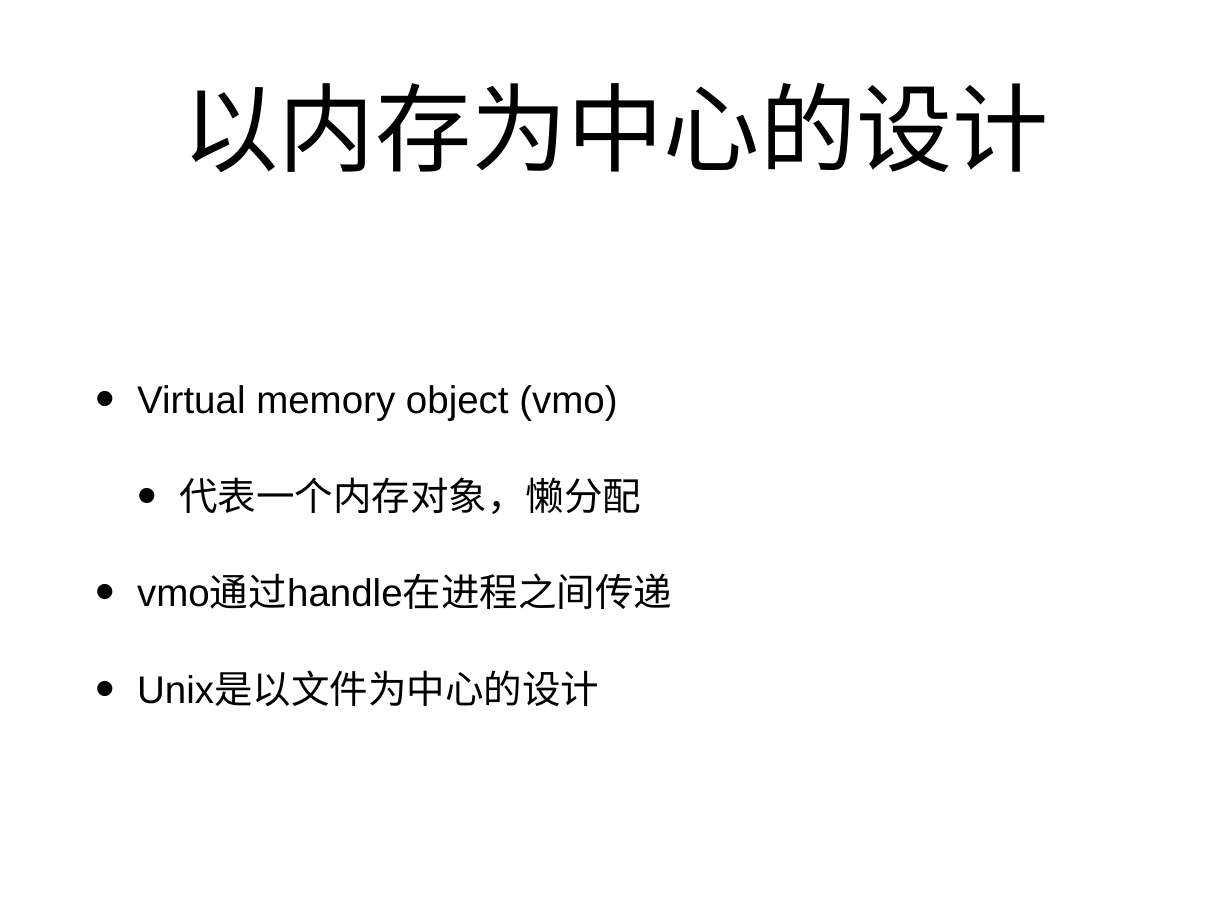
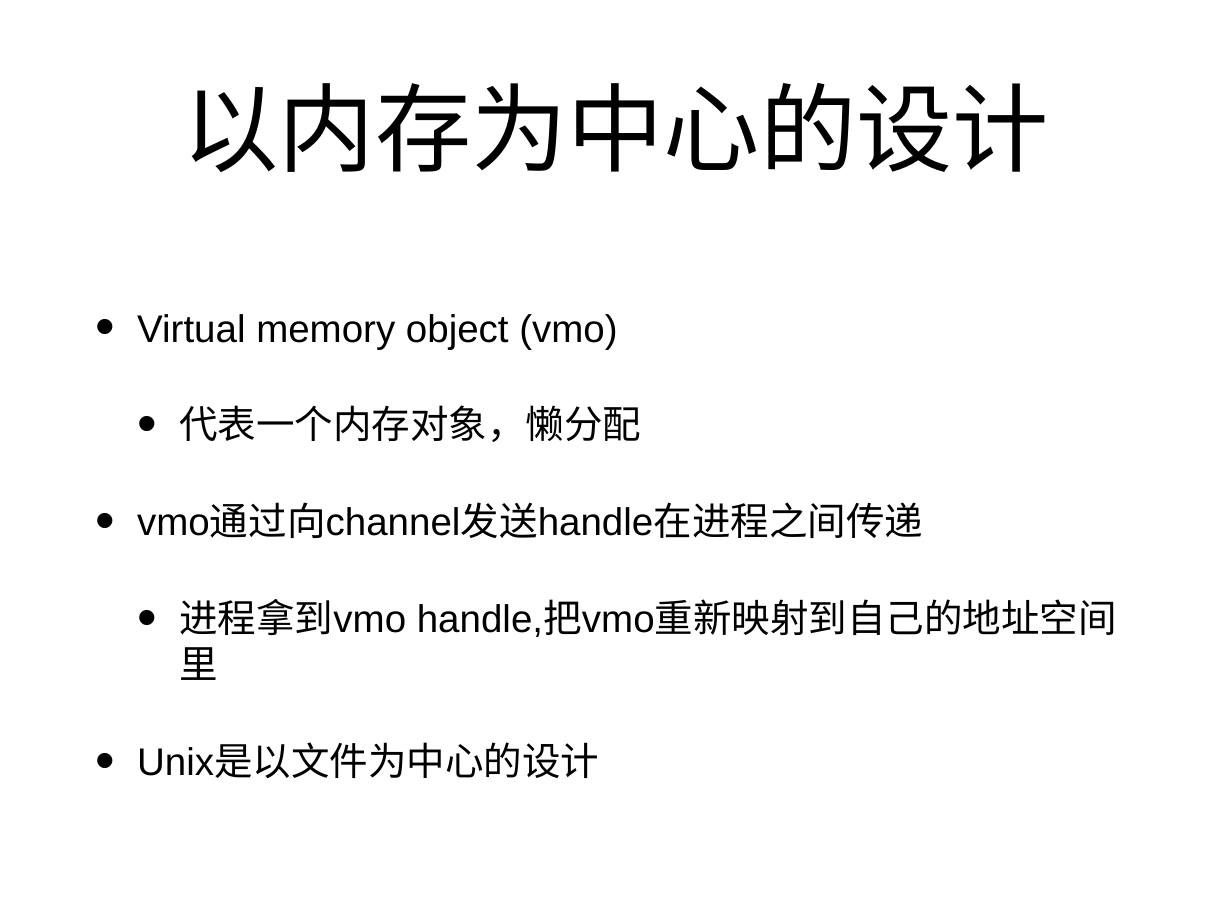
Before and after one commit to xuzhongxing/xuzhongxing.github.io, a slide deck: slide 15 of 201806fuchsia.pptx (slide 13 before the commit). Drawn at 1232x924 pixels with LibreOffice and Linux fonts; fonts in the diff are those of the drawing. Boxes give left, top, right and bottom in pixels: in the first picture for what was removed or moved away, otherwise in the second. Text is boxed around its words. In the diff, an @@ line names an element or a change of style, - is before the commit and + after.

```diff
--- a/201806fuchsia.pptx
+++ b/201806fuchsia.pptx
@@ text at <box>137,505,1117,637</box>: text changed @@
-• vmo通过handle在进程之间传递
+• vmo通过向channel发送handle在进程之间传递
+  • 进程拿到vmo handle,把vmo重新映射到自己的地址空间里
```
Also in this commit, not shown: 2 other slides changed, 2 slides added, 1 other file.
